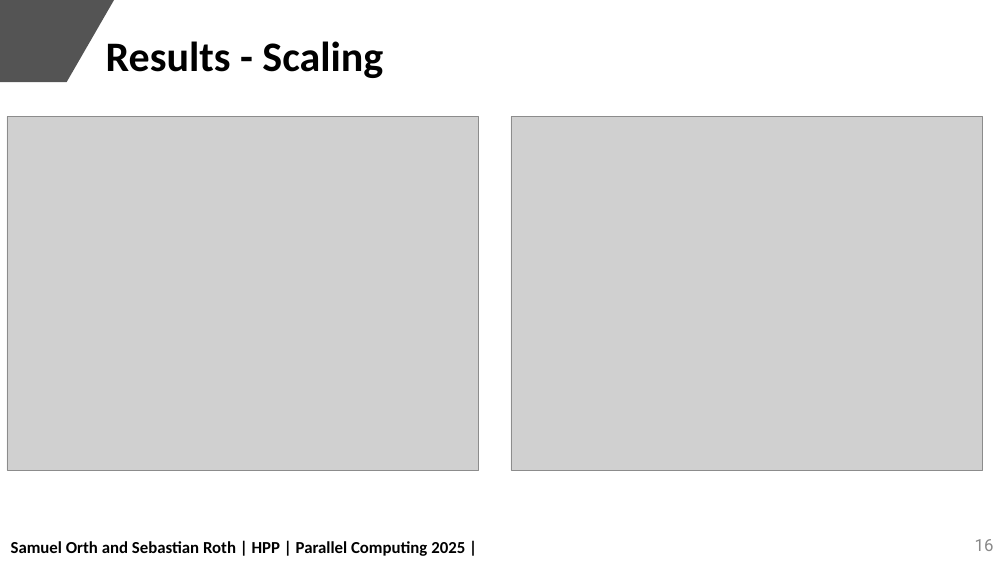
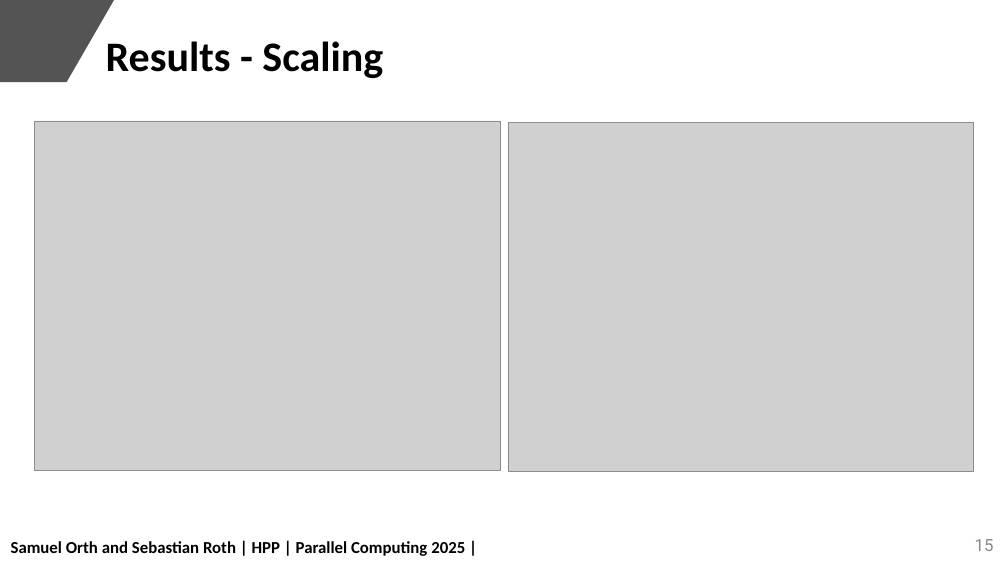
Before and after one commit to SebClone/HPP_CA, a slide deck: slide 16 of HPP_CA_Orth_Roth.pptx (slide 17 before the commit). Drawn at 1008x567 pixels with LibreOffice and Linux fonts; fonts in the diff are those of the drawing; grey boxes stand for pictures; background and template pictures are left out. Boxes give left, top, right and bottom in pixels: in the first picture for what was removed or moved away, otherwise in the second. Text is boxed around its words. In the diff, an @@ line names an element or a change of style, - is before the commit and + after.

```diff
--- a/HPP_CA_Orth_Roth.pptx
+++ b/HPP_CA_Orth_Roth.pptx
@@ picture: place and size @@
-picture at (7,116,479,470)
+picture at (35,121,500,470)
@@ picture: place and size @@
-picture at (511,116,983,470)
+picture at (508,122,974,472)
@@ page number at (975,539,994,551): text changed @@
-16
+15
```
Also in this commit, not shown: 1 slide removed, 3 other files.
